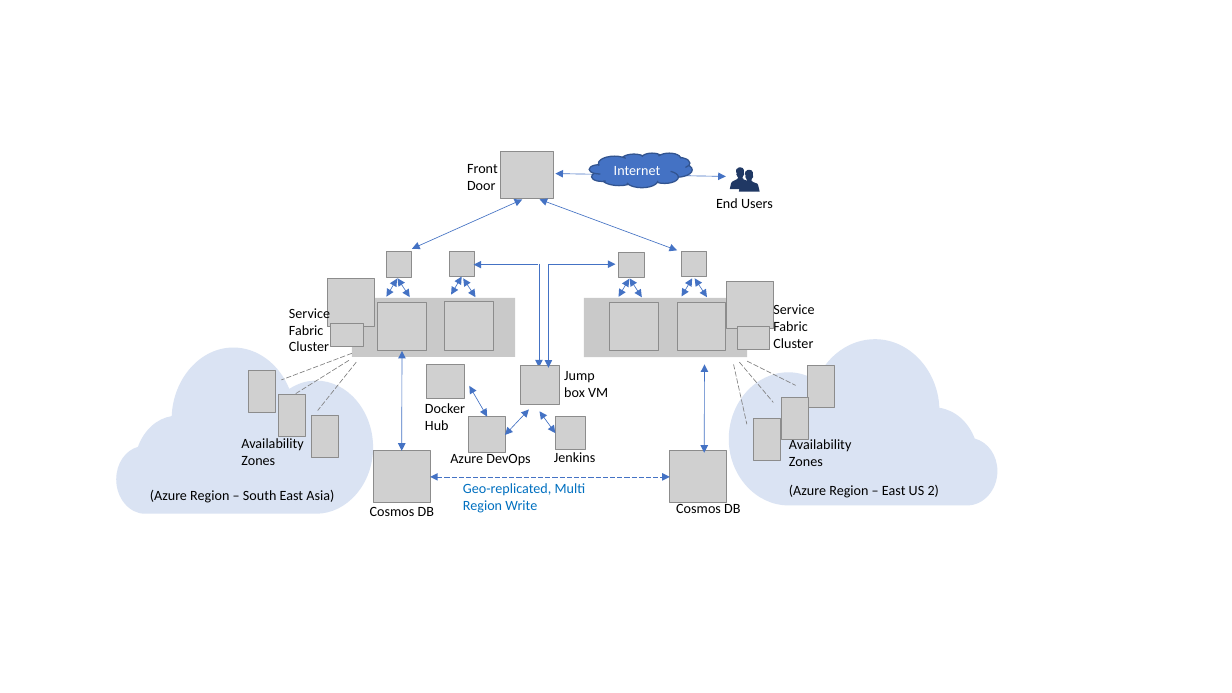
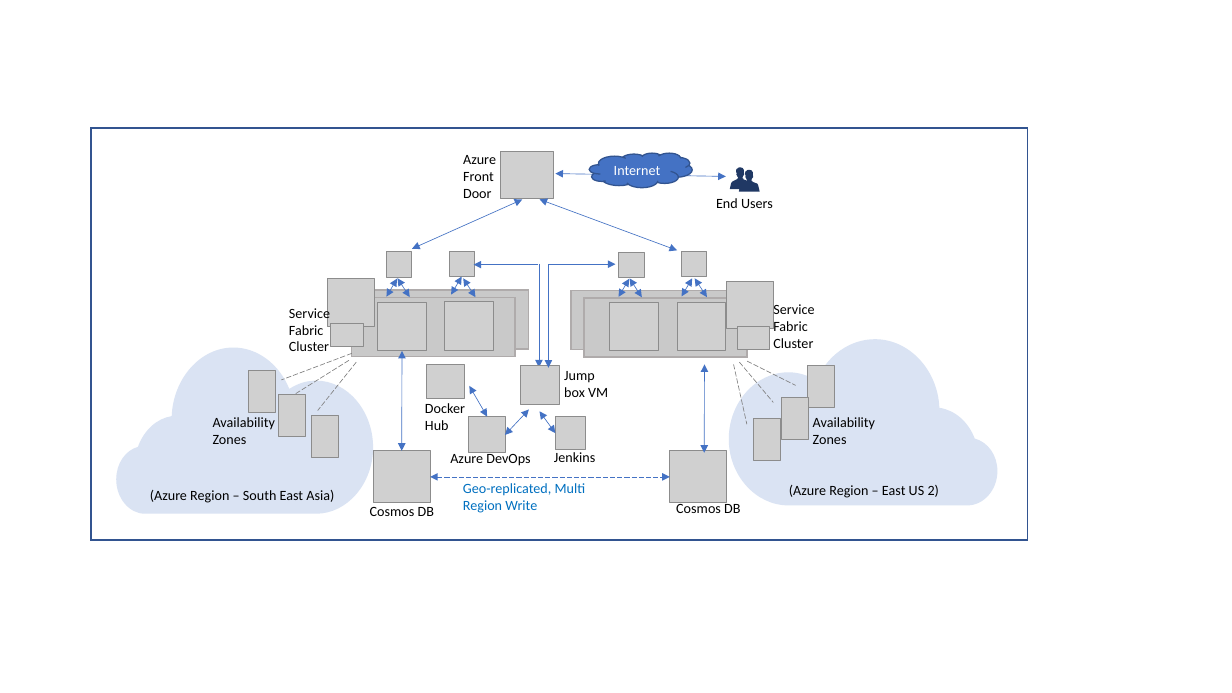
Before and after one commit to ssrikantan/census2tierweb, a slide deck: slide 1 of images/Arch diagram-MSDN Article.pptx. Drawn at 1232x693 pixels with LibreOffice and Linux fonts; fonts in the diff are those of the drawing; grey boxes stand for pictures. Boxes give left, top, right and bottom in pixels: in the first picture for what was removed or moved away, otherwise in the second. Text is boxed around its words. In the diff, an @@ line names an element or a change of style, - is before the commit and + after.

```diff
--- a/images/Arch diagram-MSDN Article.pptx
+++ b/images/Arch diagram-MSDN Article.pptx
@@ rectangle added at [91, 128, 1028, 541], fill #FFFFFF, outline #325491 1 pt @@
@@ text at [463, 155, 496, 198]: text changed @@
-Front Door
+Azure Front Door
@@ rectangle at [352, 298, 516, 357]: outline none to #AFABAB 1 pt @@
@@ rectangle added at [365, 290, 529, 349], fill #C9C9C9, outline #AFABAB 1 pt @@
@@ rectangle added at [571, 290, 735, 349], fill #C9C9C9, outline #AFABAB 1 pt @@
@@ rectangle at [584, 298, 748, 357]: outline none to #AFABAB 1 pt @@
@@ text "Availability Zones": place and size @@
-text "Availability Zones" at [241, 436, 303, 465]
+text "Availability Zones" at [213, 417, 275, 444]
@@ text "Availability Zones": place and size @@
-text "Availability Zones" at [789, 437, 851, 466]
+text "Availability Zones" at [813, 417, 875, 444]
```
Also in this commit, not shown: 3 other files.
